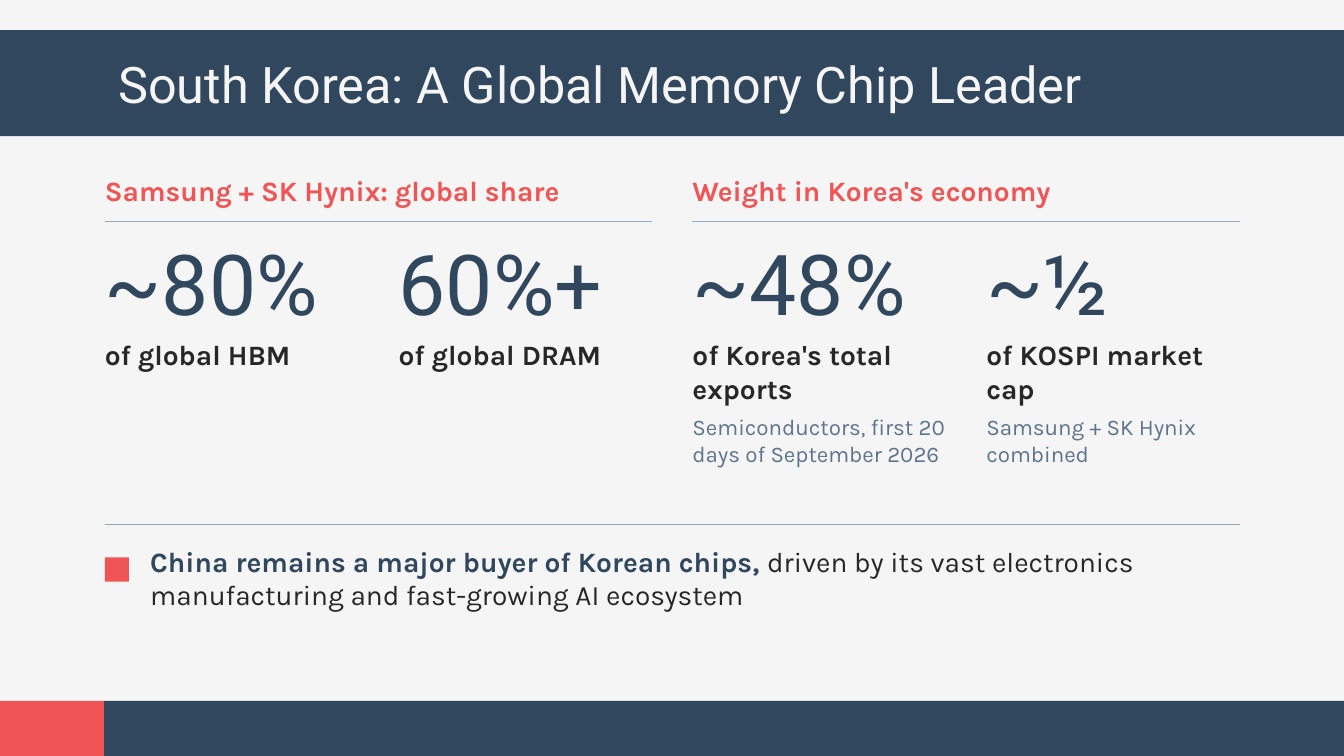
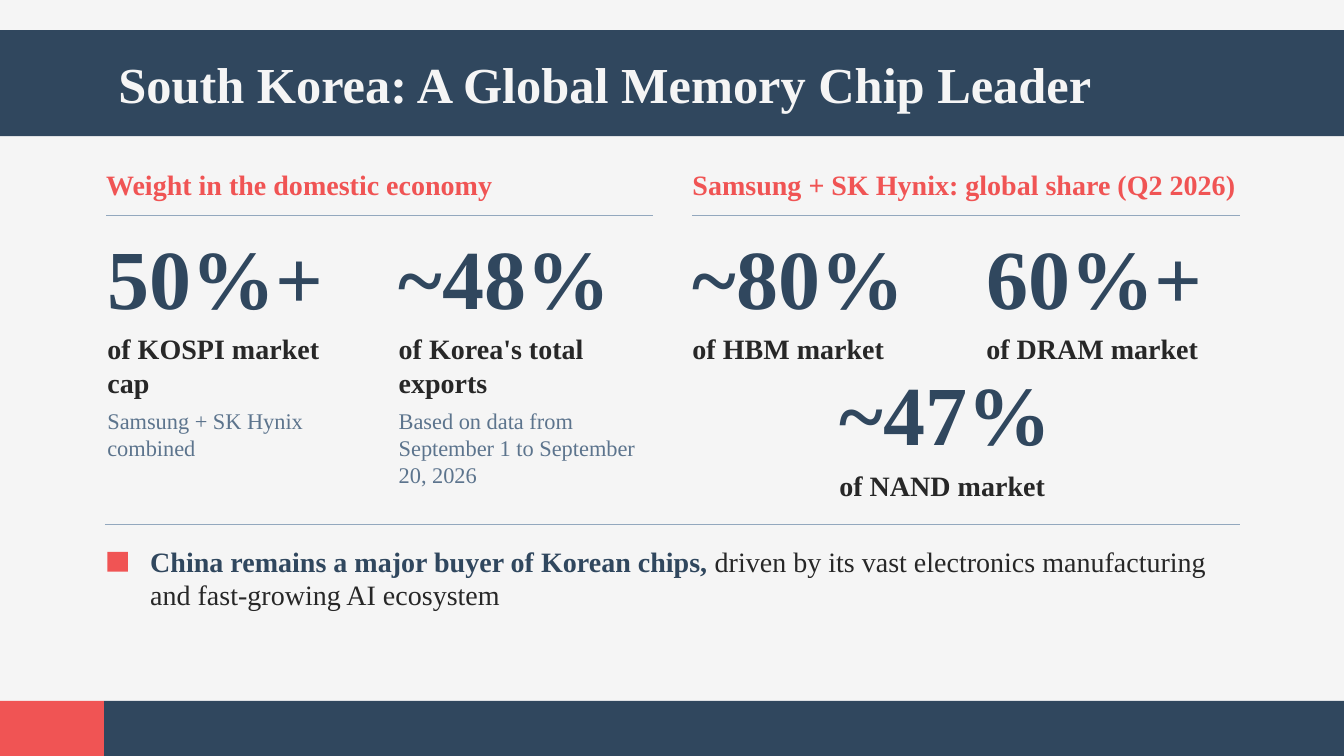
Before and after one commit to andyandrewc21-cyber/owner-repo, a slide deck: slide 4 of korea-china-trade.pptx. Drawn at 1344x756 pixels with LibreOffice and Linux fonts; fonts in the diff are those of the drawing. Boxes give left, top, right and bottom in pixels: in the first picture for what was removed or moved away, otherwise in the second. Text is boxed around its words. In the diff, an @@ line names an element or a change of style, - is before the commit and + after.

```diff
--- a/korea-china-trade.pptx
+++ b/korea-china-trade.pptx
@@ text at [106, 175, 492, 200]: text changed; font Karla to Times New Roman @@
-Weight in Korea's economy
+Weight in the domestic economy
@@ text at [692, 175, 1235, 200]: text changed; font Karla to Times New Roman @@
-Samsung + SK Hynix: global share
+Samsung + SK Hynix: global share (Q2 2026)
@@ line moved from (105, 222) - (652, 222) to (106, 216) - (653, 216) @@
@@ text "~48%": place and size @@
-text "~48%" at [692, 254, 905, 316]
+text "~48%" at [399, 253, 611, 310]
@@ text "~80%": place and size @@
-text "~80%" at [105, 254, 318, 316]
+text "~80%" at [692, 253, 904, 310]
@@ line moved from (693, 222) - (1240, 222) to (693, 216) - (1240, 216) @@
@@ font Roboto to Times New Roman, bold on in 4 elements at [118, 68, 1091, 113], [399, 253, 611, 310], [692, 253, 904, 310], [986, 253, 1202, 310] @@
@@ text "60%+": place and size @@
-text "60%+" at [399, 254, 603, 316]
+text "60%+" at [986, 253, 1202, 310]
@@ text added at [107, 253, 323, 310], 60 pt, text #30475E, bold @@
+50%+
@@ text removed at [986, 255, 1108, 315] @@
-~½
@@ text "of KOSPI market cap": place and size @@
-text "of KOSPI market cap" at [986, 345, 1204, 406]
+text "of KOSPI market cap" at [107, 339, 319, 398]
@@ text "of Korea's total exports": place and size @@
-text "of Korea's total exports" at [692, 345, 892, 406]
+text "of Korea's total exports" at [399, 339, 583, 398]
@@ text at [692, 339, 884, 360]: text changed; font Karla to Times New Roman @@
-of global HBM
+of HBM market
@@ text at [986, 339, 1198, 360]: text changed; font Karla to Times New Roman @@
-of global DRAM
+of DRAM market
@@ text added at [839, 389, 1051, 446], 60 pt, text #30475E, bold @@
+~47%
@@ font Karla to Times New Roman in 4 elements at [150, 552, 1205, 611], [399, 339, 583, 398], [107, 339, 319, 398], [107, 414, 303, 456] @@
@@ text "Samsung + SK Hynix combined": place and size @@
-text "Samsung + SK Hynix combined" at [986, 419, 1196, 462]
+text "Samsung + SK Hynix combined" at [107, 414, 303, 456]
@@ text added at [399, 413, 635, 486], 16 pt, text #5C748D @@
+Based on data from September 1 to September 20, 2026
@@ text removed at [692, 419, 945, 468] @@
-Semiconductors, first 20 days of September 2026
@@ text added at [839, 476, 1045, 497], 20 pt, text #272727, bold @@
+of NAND market
@@ rectangle: place and size @@
-rectangle at [105, 558, 129, 582]
+rectangle at [107, 552, 127, 572]
```
Also in this commit, not shown: 4 other slides changed.
